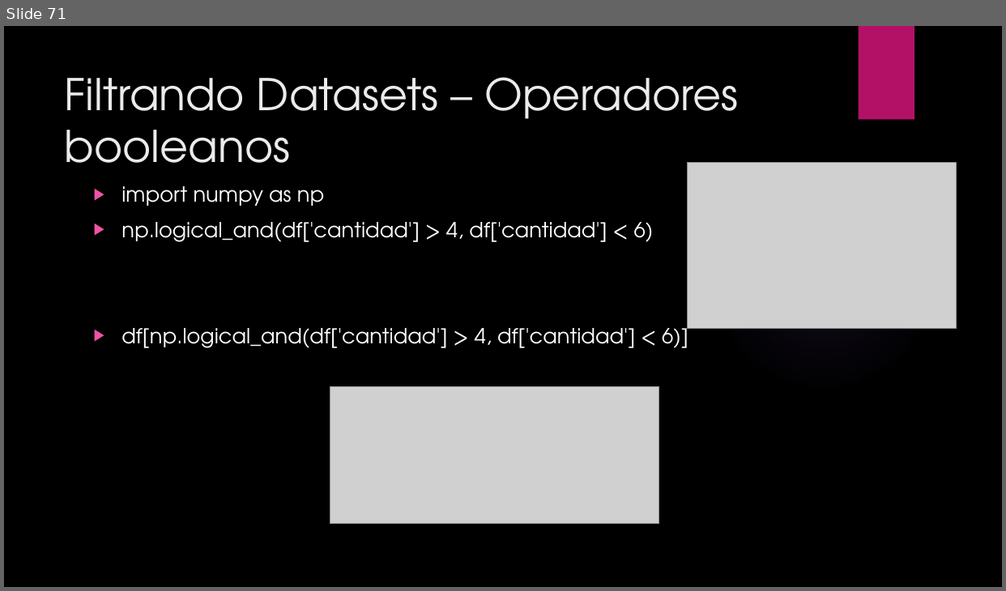
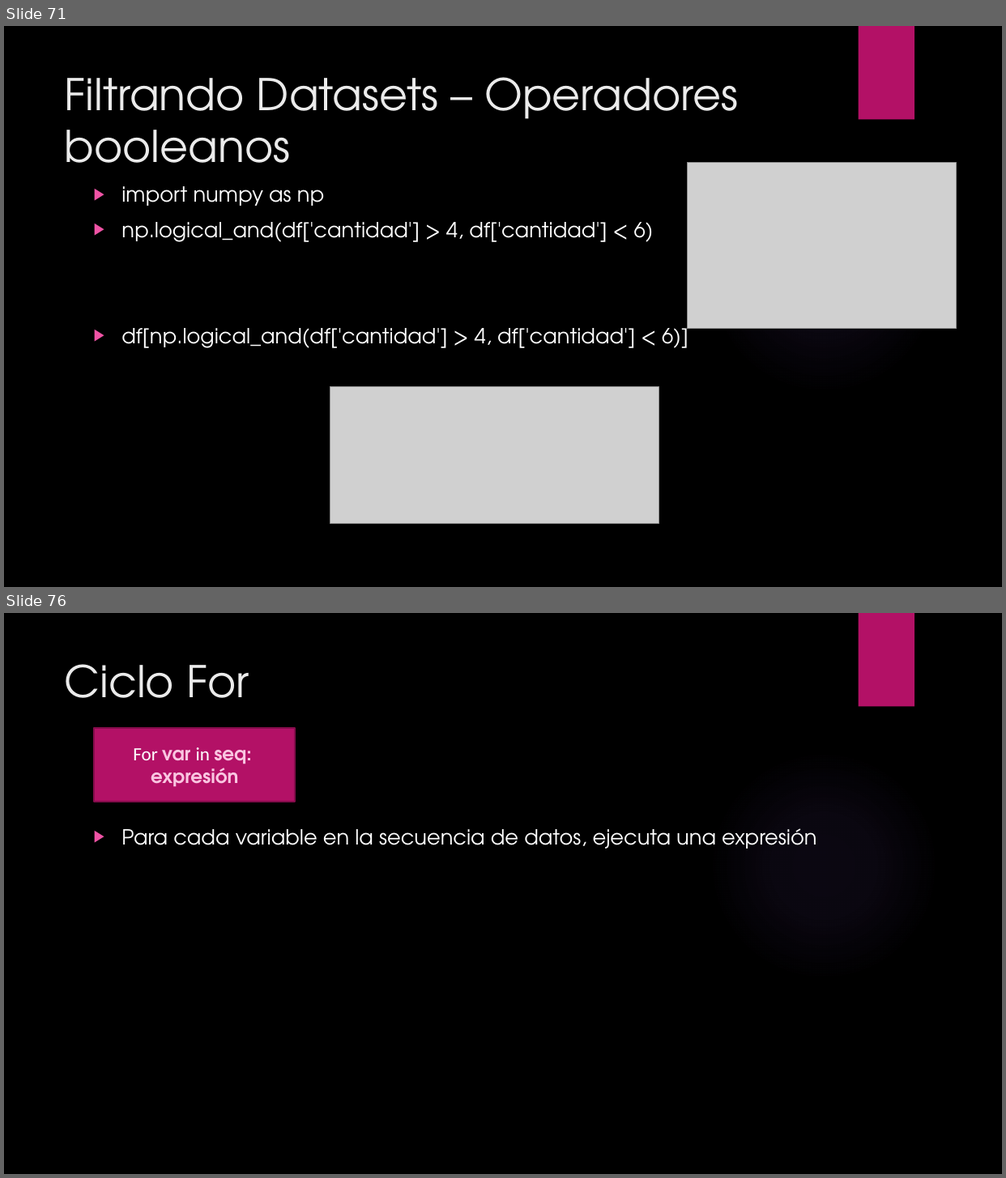
Before and after one commit to ulatinaedupa/ProgrammingForEngineers, a slide deck: Presentation/Class 3 - Matplotlib, Pandas and Logic.pptx. Shown one above the other, each under a label of ours: slide 71 before the commit, slides 71 and 76 after it; the slides between them are not shown. The pictures are 1006x591 and 1006x1178 pixels, drawn with LibreOffice and Linux fonts; fonts in the diff are those of the drawing; grey boxes stand for pictures; background and template pictures are left out. Boxes give left, top, right and bottom in pixels: in the first picture for what was removed or moved away, otherwise in the second. Text is boxed around its words. In the diff, an @@ line names an element or a change of style, - is before the commit and + after.

```diff
--- a/Presentation/Class 3 - Matplotlib, Pandas and Logic.pptx
+++ b/Presentation/Class 3 - Matplotlib, Pandas and Logic.pptx
@@ slide 76 added at [4,613,1002,1174], background picture (left out); not listed: 2 template elements that a slide beside it also shows @@
@@ title added at [65,664,249,698], 42 pt, text #EBEBEB @@
+Ciclo For
@@ rectangle added at [94,727,296,802], fill #B31166, outline #840D4B 1.5 pt, 18 pt, text #FAC6E1, bold @@
+For var in seq:
+expresión
@@ text added at [121,828,816,849], 20 pt, text #FFFFFF @@
+▶ Para cada variable en la secuencia de datos, ejecuta una expresión
```
Also in this commit, not shown: 27 other slides added, 2 other files.
